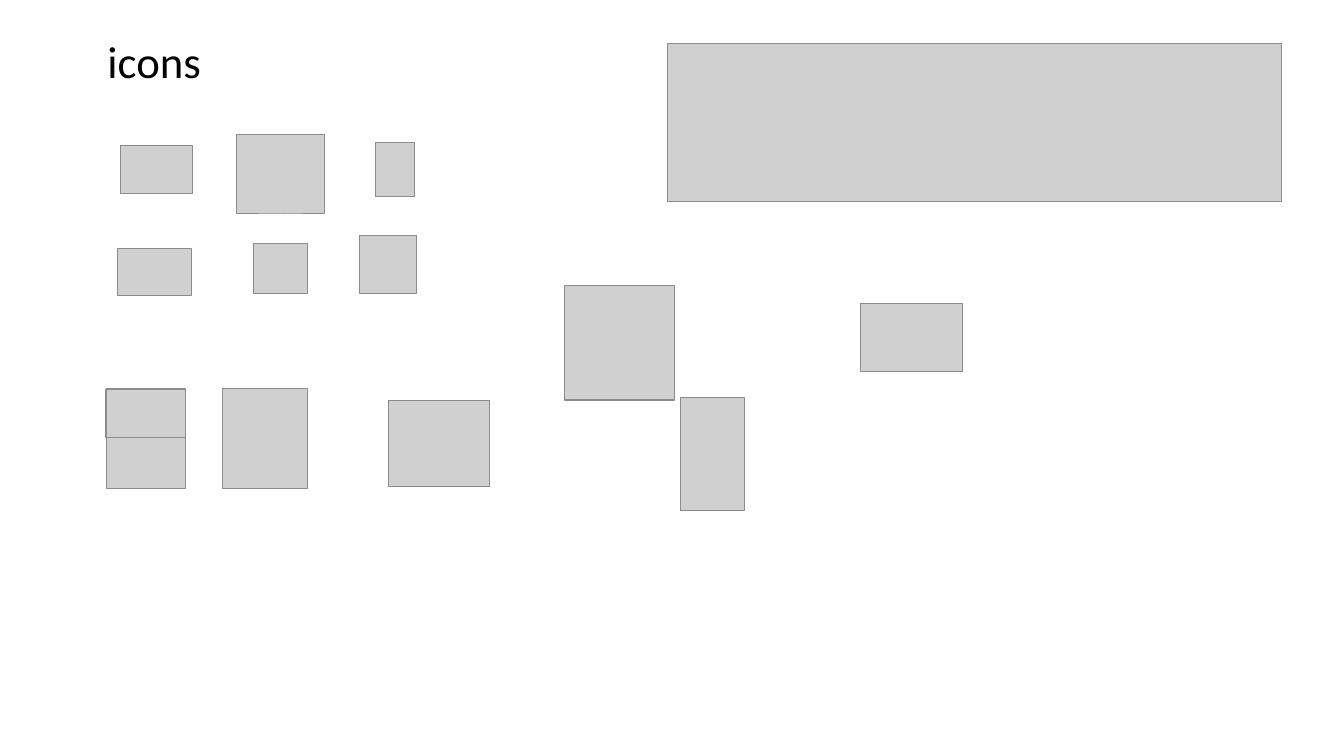
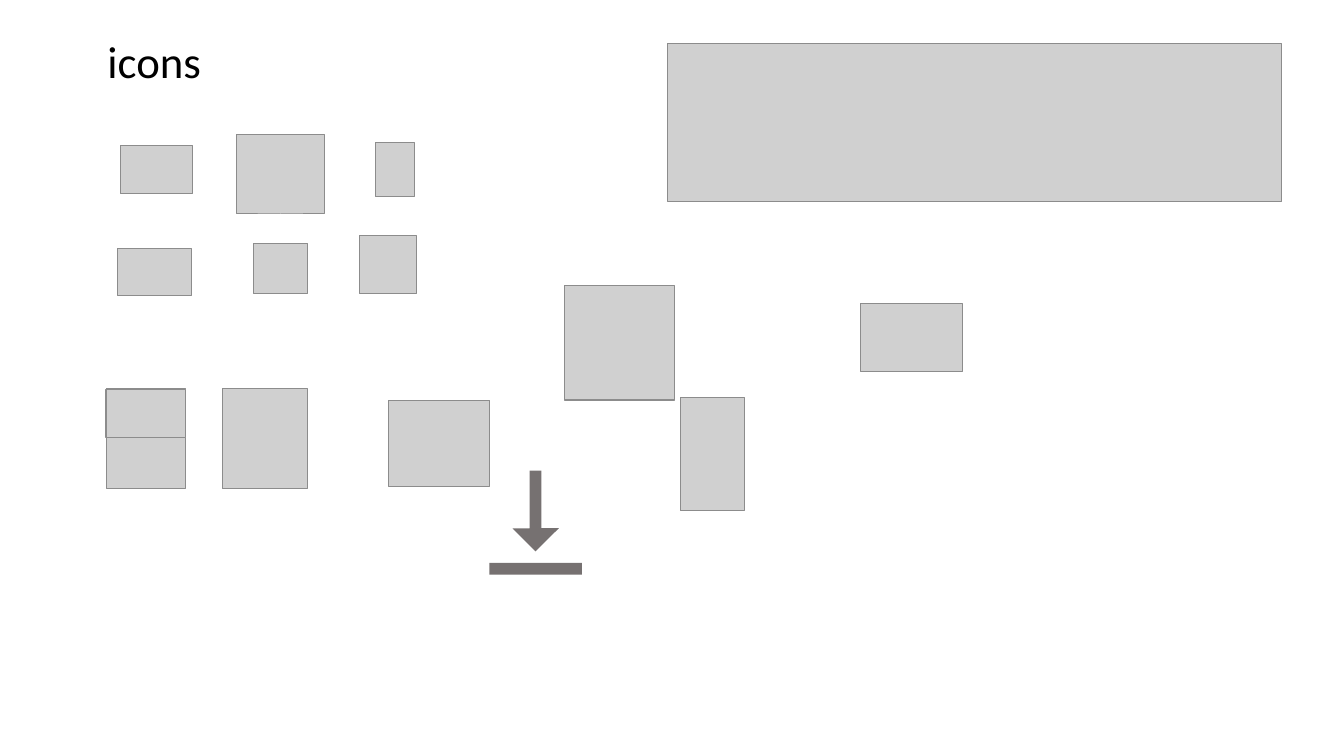
Before and after one commit to cvmartin/eflows.site, a slide deck: slide 2 of support/support_eflows.pptx. Drawn at 1344x756 pixels with LibreOffice and Linux fonts; fonts in the diff are those of the drawing; grey boxes stand for pictures. Boxes give left, top, right and bottom in pixels: in the first picture for what was removed or moved away, otherwise in the second. Text is boxed around its words. In the diff, an @@ line names an element or a change of style, - is before the commit and + after.

```diff
--- a/support/support_eflows.pptx
+++ b/support/support_eflows.pptx
@@ freeform shape added at (489, 470, 582, 574), fill #767171 @@
```
Also in this commit, not shown: 4 other slides changed, 9 other files.
